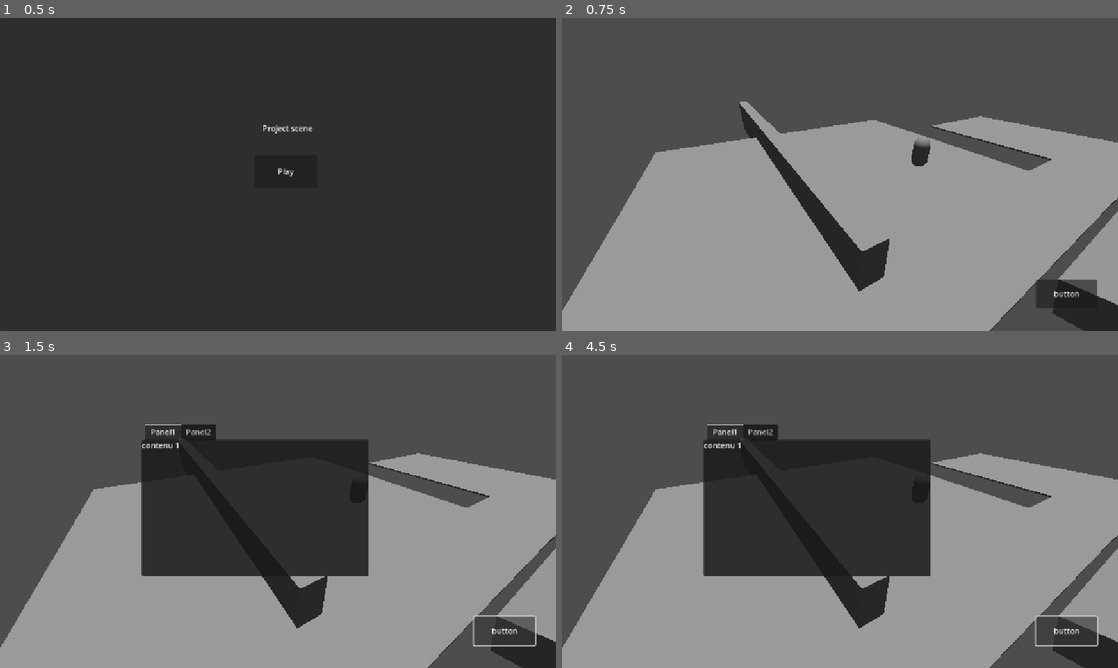
Above: before the commit, frames 1-4 (two rows, left to right).
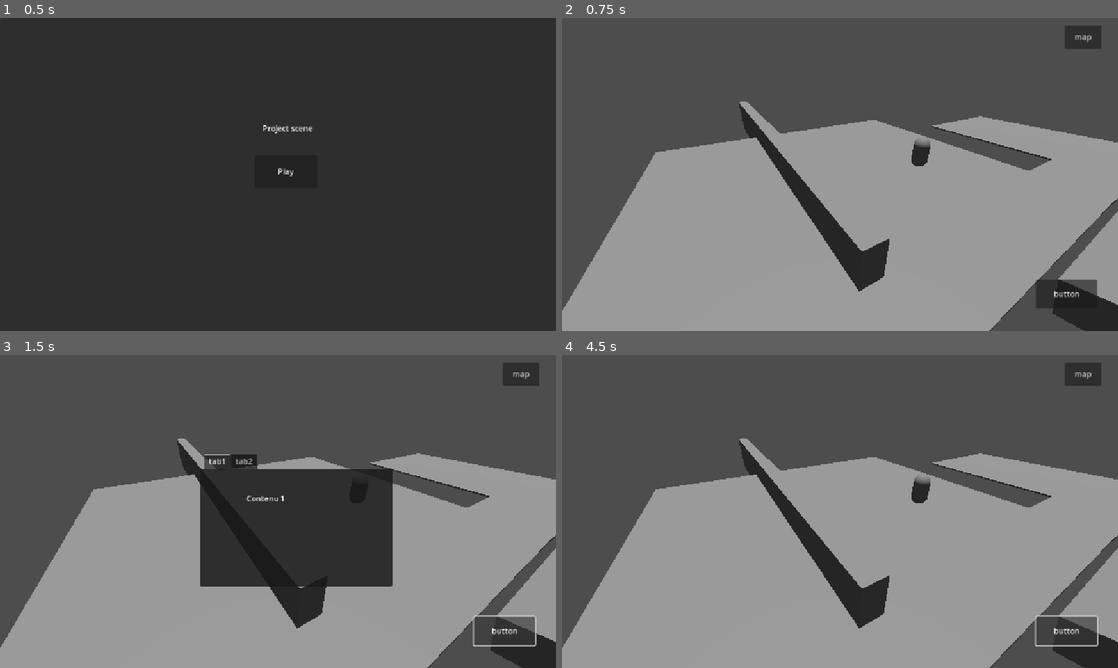
Above: after the commit, the same moments.

Repository: MateoChicano/Journey-starts-here
Game: Godot game, scene res://scenes/Menus/title_screen.tscn
Two runs of this game, one before a commit and one after it. Both use one fixed random seed, a clock stepped at 60 frames per second and the inputs below.
Inputs (mouse positions are in pixels of both pictures, inside the frame that each line leads up to):
- Up to frame 1 (0.5 s): no input
- Up to frame 2 (0.75 s): click "Play" at 0.5 s
- Up to frame 3 (1.5 s): click "button" at 1.25 s
- Up to frame 4 (4.5 s): click (1084, 373) at 2 s, where only the run after the commit has a clickable "map"; click "button" at 2.75 s; click (1084, 373) at 3.5 s, where only the run after the commit has a clickable "map"; click "button" at 4.25 s

Frame 1 is identical in both runs. In frame 2, 0.5% of the frame differs, in the area x 90-97%, y 2-10%; in frame 3, 10%; in frame 4, 17%, in the area x 25-97%, y 2-71%.

Commit message:
solution temporaire pour mouse entered + bouton map - scene inventory

Diff:
--- a/journey-start-here/scenes/Menus/hud.tscn
+++ b/journey-start-here/scenes/Menus/hud.tscn
@@ -7,7 +7,7 @@
 anchors_preset = 0
 script = ExtResource("1_3fgt4")
 
-[node name="Inventory" type="Button" parent="."]
+[node name="Inventory toggle" type="Button" parent="."]
 layout_mode = 0
 offset_left = 981.0
 offset_top = 541.0
@@ -15,6 +15,53 @@
 offset_bottom = 601.0
 text = "button"
 
-[connection signal="mouse_entered" from="Inventory" to="." method="hover_inventory"]
-[connection signal="mouse_exited" from="Inventory" to="." method="off_inventory"]
-[connection signal="pressed" from="Inventory" to="." method="on_inventory_pressed"]
+[node name="general menu" type="TabContainer" parent="."]
+layout_mode = 0
+offset_left = 414.0
+offset_top = 204.0
+offset_right = 812.0
+offset_bottom = 478.0
+mouse_filter = 0
+current_tab = 0
+
+[node name="tab1" type="Panel" parent="general menu"]
+layout_mode = 2
+metadata/_tab_index = 0
+
+[node name="Label" type="Label" parent="general menu/tab1"]
+layout_mode = 0
+offset_left = 96.0
+offset_top = 49.0
+offset_right = 274.0
+offset_bottom = 161.0
+text = "Contenu 1"
+
+[node name="tab2" type="Panel" parent="general menu"]
+visible = false
+layout_mode = 2
+metadata/_tab_index = 1
+
+[node name="Label" type="Label" parent="general menu/tab2"]
+layout_mode = 0
+offset_left = 120.0
+offset_top = 81.0
+offset_right = 241.0
+offset_bottom = 145.0
+text = "Contenu 2"
+
+[node name="map toggle" type="Button" parent="."]
+layout_mode = 0
+offset_left = 1041.0
+offset_top = 15.0
+offset_right = 1117.0
+offset_bottom = 63.0
+text = "map"
+
+[connection signal="mouse_entered" from="Inventory toggle" to="." method="hover_gui"]
+[connection signal="mouse_exited" from="Inventory toggle" to="." method="off_gui"]
+[connection signal="pressed" from="Inventory toggle" to="." method="on_inventory_pressed"]
+[connection signal="mouse_entered" from="general menu/tab1" to="." method="hover_gui"]
+[connection signal="mouse_exited" from="general menu/tab1" to="." method="off_gui"]
+[connection signal="mouse_entered" from="general menu/tab2" to="." method="hover_gui"]
+[connection signal="mouse_exited" from="general menu/tab2" to="." method="off_gui"]
+[connection signal="pressed" from="map toggle" to="." method="on_map_pressed"]
--- a/journey-start-here/scenes/Menus/inventory.tscn
+++ /dev/null
@@ -1,43 +0,0 @@
-[gd_scene load_steps=2 format=3 uid="uid://baj3bdrida7yu"]
-
-[ext_resource type="Script" uid="uid://dv45nt73ibyvv" path="res://scripts/inventory.gd" id="1_ay0u5"]
-
-[node name="Inventory" type="Control"]
-layout_mode = 3
-anchors_preset = 0
-offset_right = 774.144
-offset_bottom = 468.504
-mouse_filter = 2
-script = ExtResource("1_ay0u5")
-
-[node name="TabContainer" type="TabContainer" parent="."]
-layout_mode = 0
-offset_left = 293.0
-offset_top = 143.0
-offset_right = 763.0
-offset_bottom = 457.0
-current_tab = 0
-
-[node name="Panel1" type="Panel" parent="TabContainer"]
-layout_mode = 2
-metadata/_tab_index = 0
-
-[node name="Label" type="Label" parent="TabContainer/Panel1"]
-layout_mode = 0
-offset_right = 40.0
-offset_bottom = 23.0
-text = "contenu 1"
-
-[node name="Panel2" type="Panel" parent="TabContainer"]
-visible = false
-layout_mode = 2
-metadata/_tab_index = 1
-
-[node name="Label" type="Label" parent="TabContainer/Panel2"]
-layout_mode = 0
-offset_right = 40.0
-offset_bottom = 23.0
-text = "contenu 2"
-
-[connection signal="mouse_entered" from="TabContainer" to="." method="hover_inventory_panel"]
-[connection signal="mouse_exited" from="TabContainer" to="." method="off_inventory_panel"]
--- a/journey-start-here/scripts/hud.gd
+++ b/journey-start-here/scripts/hud.gd
@@ -1,25 +1,30 @@
 class_name hud extends Control
-
-const INVENTORY : PackedScene = preload("res://scenes/Menus/inventory.tscn")
-var is_mouse_on_hud : bool
-var instance_inv : Node = INVENTORY.instantiate()
 
 @onready var player : Player = get_tree().get_first_node_in_group("Player")
 
+@onready var menu_gen : TabContainer = get_node("general menu")
+
 
 func _ready() -> void :
-	self.add_child(instance_inv)
-	instance_inv.hide()
+	menu_gen.hide()
 
 
 func on_inventory_pressed() -> void:
-	instance_inv.visible = !instance_inv.visible
+	menu_gen.visible = ! menu_gen.visible
 
 
-func hover_inventory() -> void:
+func hover_gui() -> void:
 	player.skip_move = true
 	print(player.skip_move)
 
-func off_inventory() -> void:
+func off_gui() -> void:
 	player.skip_move = false
 	print(player.skip_move)
+
+
+func on_map_pressed() -> void:
+	if menu_gen.visible :
+		menu_gen.current_tab = 1
+	else :
+		menu_gen.current_tab = 1
+		menu_gen.show()
--- a/journey-start-here/scripts/inventory.gd
+++ /dev/null
@@ -1,13 +0,0 @@
-class_name inventory extends Control
-
-@onready var player : Player = get_tree().get_first_node_in_group("Player")
-
-
-func off_inventory_panel() -> void:
-	player.skip_move = false
-	print(player.skip_move)
-
-
-func hover_inventory_panel() -> void:
-	player.skip_move = true
-	print(player.skip_move)
